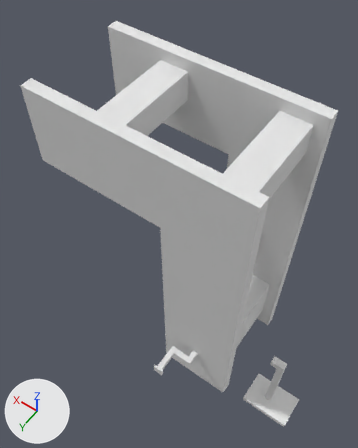
What one commit did to the Blender file blends/blend/stone_crusher.blend.
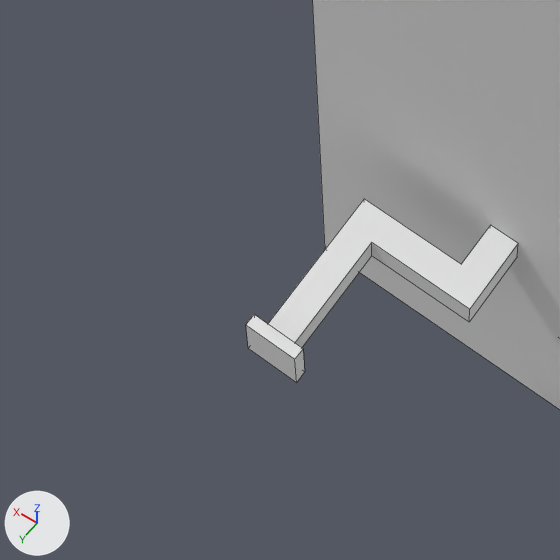
Old and new are each drawn whole from a 50 mm camera at (-0.491, 1.652, 4.909) aimed at (1.008, -0.447, 1.612) and again close up on the part from 32% to 57% of the width and 70% to 90% of the height. Lighting does not change. The marker at lower left points along +X, +Y and +Z. The close-ups show mesh edges as thin lines.

Objects in the first close-up: 'hadle', 'holder'.
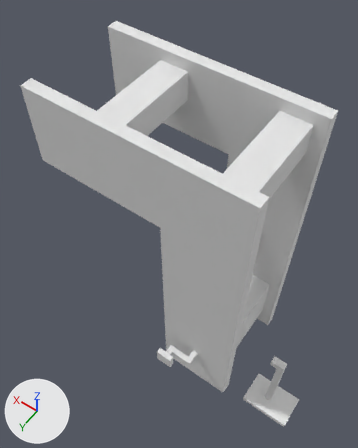
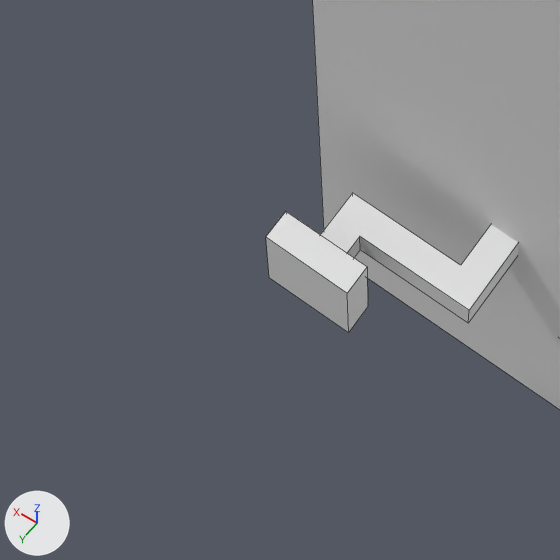
Boxes (x1, y1, x2, y2) around the edits, measured in the close-ups (560 x 560 px):
'hadle', reshaped (7% narrower, 24% shorter): before (246, 199, 518, 383); after (266, 193, 518, 333)
part 1 of me_cube_012, added: after (266, 212, 368, 333)
part 2 of me_cube_012, rebuilt (21% narrower, 13% shorter): before (268, 199, 518, 348); after (320, 193, 518, 323)
part 3 of me_cube_012, deleted: before (246, 315, 305, 383)

Diff of the bpy script that builds the scene:
```diff
--- a/blends/blend/stone_crusher.blend.py
+++ b/blends/blend/stone_crusher.blend.py
@@ me_cube_012 @@
 # used by ob_hadle; location = (0.5, 0.151, 0.5)
-me_cube_012.from_pydata(...)  # 24 vertices, 16 faces; spans x -0.025..0.225, y -0.15..0.195, z -0.045..0.045
+me_cube_012.from_pydata(...)  # 24 vertices, 16 faces; spans x -0.025..0.275, y -0.171..0.079, z -0.075..0.075
+# me_cube_012 part 1: a new loose piece, a box spanning x 0.125..0.275, y 0.029..0.079, z -0.075..0.075, in mat_material (its picture is missing)
+# me_cube_012 part 2: the loose piece of 16 vertices spanning x -0.025..0.205, y -0.15..0.175, z -0.025..0.025 is rebuilt with 16 vertices and now spans x -0.025..0.225, y -0.171..0.029, z -0.025..0.025
+# me_cube_012 part 3: the loose piece of 8 vertices spanning x 0.135..0.225, y 0.175..0.195, z -0.045..0.045 is deleted
 me_cube_012.materials.append(mat_material)
```
